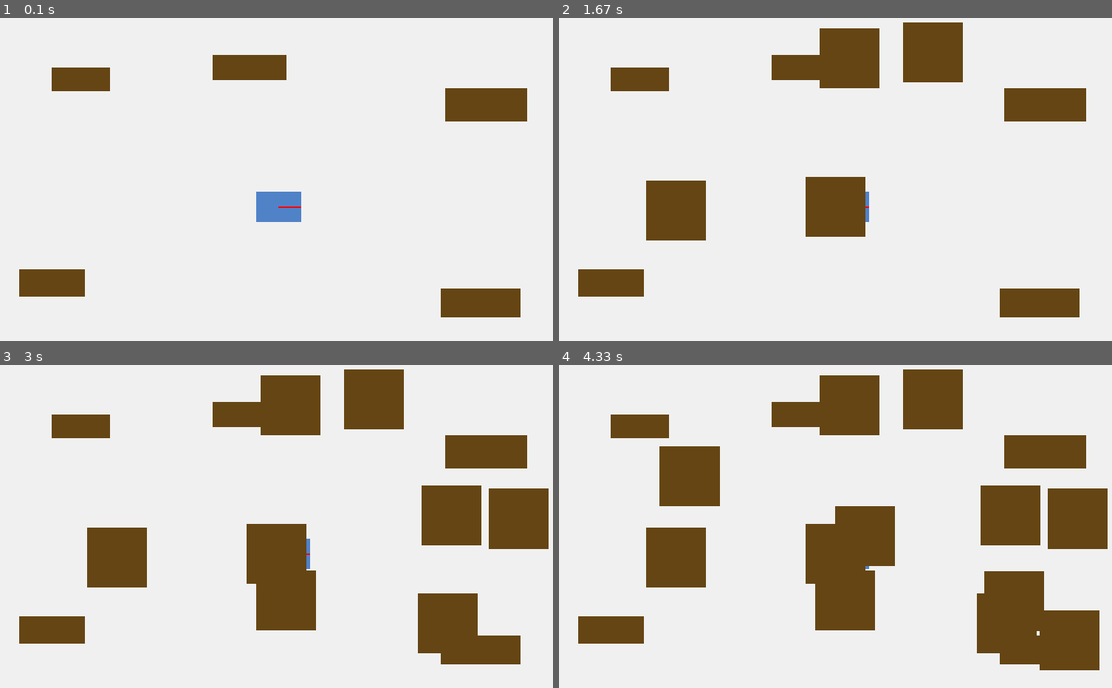
Above: before the commit, frames 1-4 (two rows, left to right).
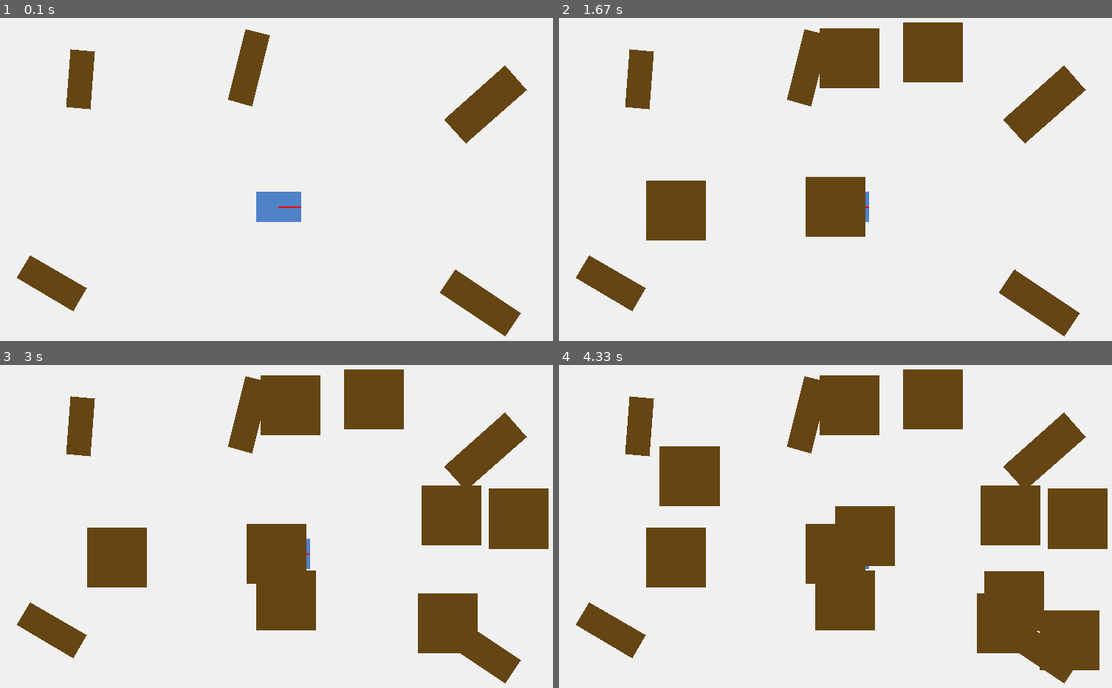
Above: after the commit, the same moments.

Repository: CrazyDreamer2000/ProjetRobotique-UL2IN013
Game: pygame game, started from Projet_Clean/main.py
The game is run twice, just before and just after one commit, with the same random seed, the same clock (stepped at 60 frames per second) and the same inputs.
Inputs (mouse positions are in pixels of both pictures, inside the frame that each line leads up to):
- Up to frame 1 (0.1 s): no input
- Up to frame 2 (1.67 s): click (835, 205) at 0.38 s; click (675, 208) at 0.72 s; click (935, 53) at 1.05 s; click (846, 56) at 1.38 s
- Up to frame 3 (3 s): click (287, 600) at 1.72 s; click (447, 623) at 2.05 s; click (453, 513) at 2.38 s; click (519, 520) at 2.72 s
- Up to frame 4 (4.33 s): click (1067, 639) at 3.05 s; click (863, 536) at 3.38 s; click (691, 474) at 3.72 s; click (1012, 600) at 4.05 s

The runs differ from the first frame. In frame 1, 5.0% of the frame differs, in the area x 3-96%, y 3-99%; in frame 2, 4.5%; in frame 3, 4.2%; in frame 4, 3.9%.

Commit message:
Réparation de l'orientation des obstacles

Diff:
--- a/Projet_Clean/affichage/pygame_view.py
+++ b/Projet_Clean/affichage/pygame_view.py
@@ -34,18 +34,21 @@
 
     for obs in monde.liste_obstacles:
 
-        for obs in monde.liste_obstacles:
+        # Position du centre de l'obstacle en pixels
+        cx = obs.x * cfg.SCALE
+        cy = obs.y * cfg.SCALE
 
-            cx = obs.x * cfg.SCALE
-            cy = obs.y * cfg.SCALE
-            L = obs.longueur * cfg.SCALE / 2
-            l = obs.largeur * cfg.SCALE / 2
+        # Demi-dimensions (en pixels)
+        L = obs.longueur * cfg.SCALE / 2
+        l = obs.largeur * cfg.SCALE / 2
 
-            points = [
-                        (cx - L, cy - l), # coin arrière-gauche
-                        (cx + L, cy - l), # coin avant-gauche
-                        (cx + L, cy + l), # coin avant-droit
-                        (cx - L, cy + l) # coin arrière-droit
-                    ]
+        # Les 4 coins dans le repere local de l'obstacle
+        coins_locaux = [(-L, -l), (L, -l), (L, l), (-L, l)]
 
-            pygame.draw.polygon(screen, couleur, points)
+        # Transformer chaque coin selon l'orientation de l'obstacle
+        points = [
+            transformer_point(x, y, cx, cy, obs.orientation)
+            for x, y in coins_locaux
+        ]
+
+        pygame.draw.polygon(screen, couleur, points)
